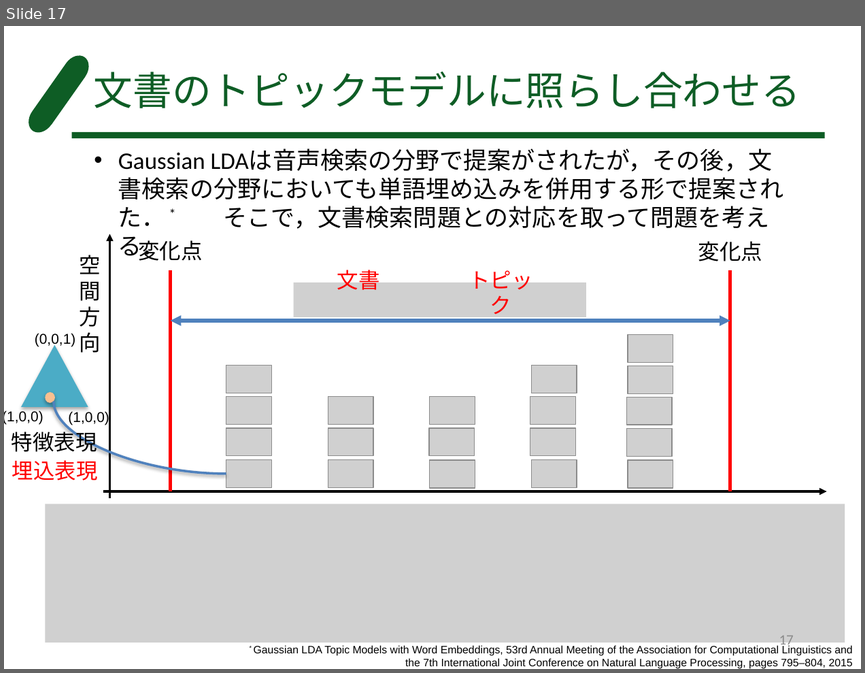
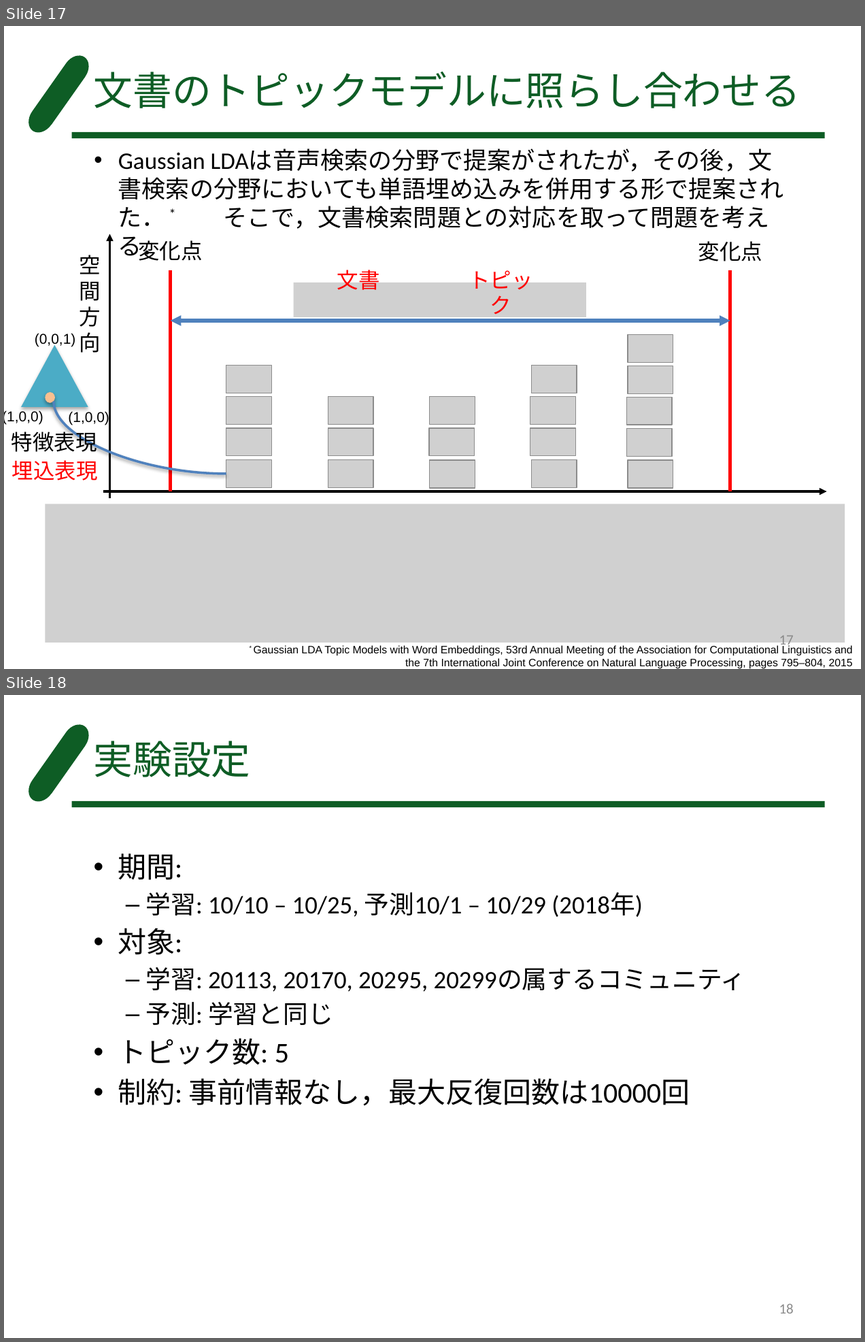
Before and after one commit to FUKUSHUN/cow_python, a slide deck: behavior_detection.pptx. Shown one above the other, each under a label of ours: slide 17 before the commit, slides 17 and 18 after it. The pictures are 865x673 and 865x1342 pixels, drawn with LibreOffice and Linux fonts; fonts in the diff are those of the drawing; grey boxes stand for pictures. Boxes give left, top, right and bottom in pixels: in the first picture for what was removed or moved away, otherwise in the second. Text is boxed around its words. In the diff, an @@ line names an element or a change of style, - is before the commit and + after.

```diff
--- a/behavior_detection.pptx
+++ b/behavior_detection.pptx
@@ slide 18 added at (4, 695, 861, 1338), background #FFFFFF; not listed: 2 template elements that a slide beside it also shows @@
@@ title added at (94, 741, 251, 777), 33 pt, text #0E5D25 @@
+実験設定
@@ text added at (118, 853, 746, 1106), 21 pt, text #000000 @@
+• 期間:
+  – 学習: 10/10 – 10/25, 予測10/1 – 10/29 (2018年)
+• 対象:
+  – 学習: 20113, 20170, 20295, 20299の属するコミュニティ
+  – 予測: 学習と同じ
+• トピック数: 5
+• 制約: 事前情報なし，最大反復回数は10000回
@@ page number added at (779, 1304, 793, 1313), 12 pt, text #8C8C8C @@
+18
```
Also in this commit, not shown: 3 other slides added, 4 other files.
